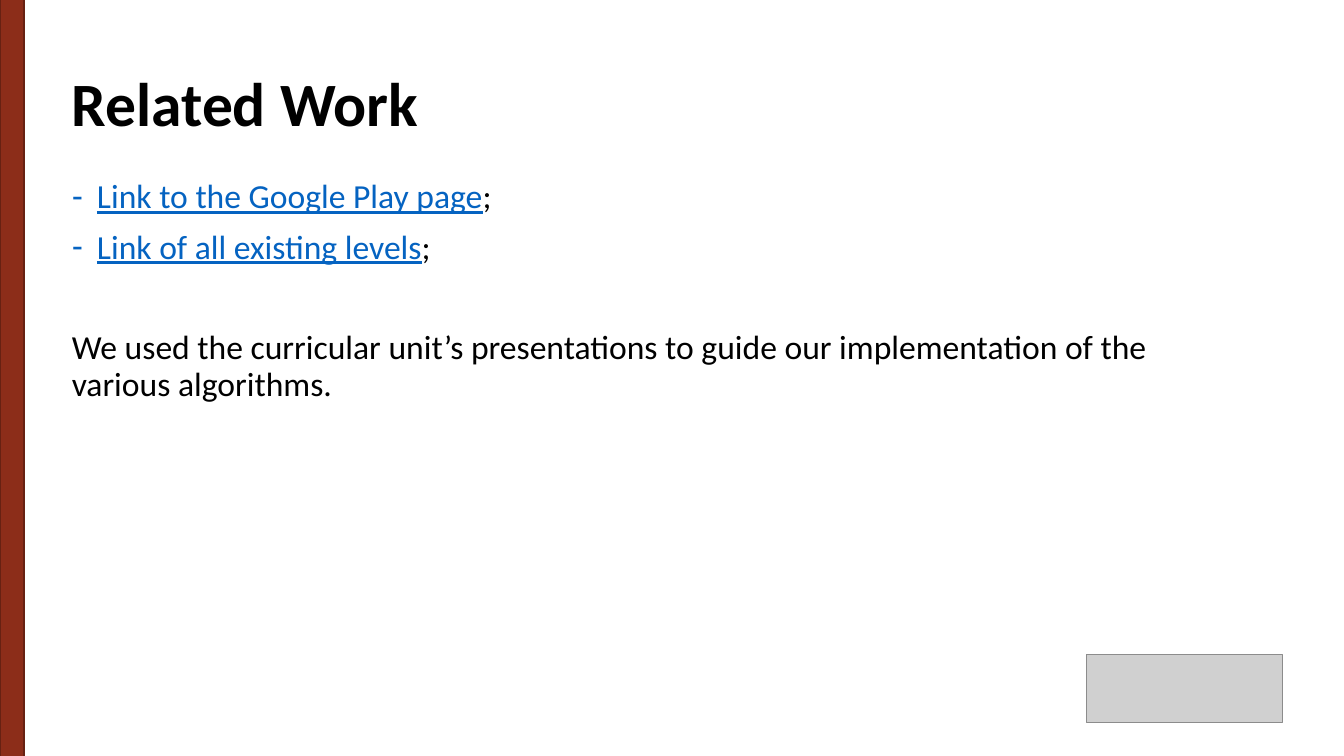
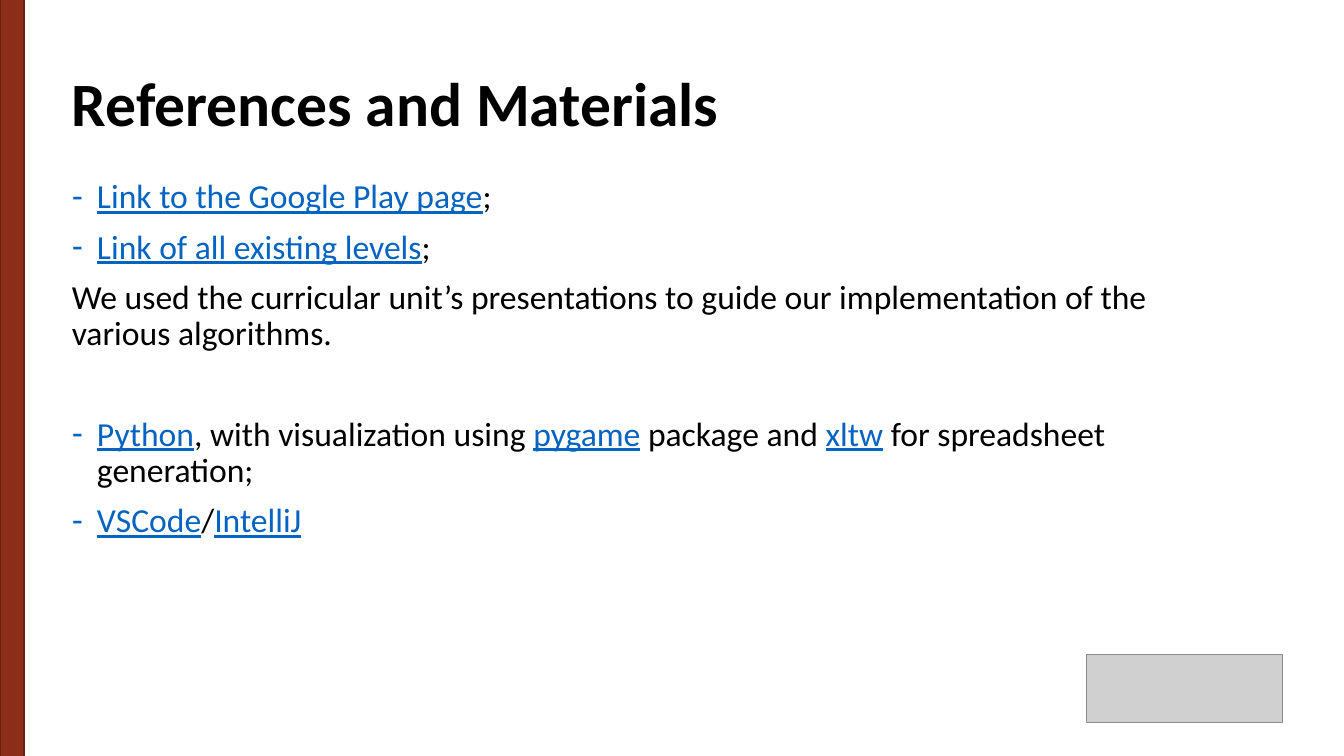
Before and after one commit to g-batalhao-a/IART, a slide deck: slide 11 of Project1/docs/Ball Sort Puzzle.pptx (slide 3 before the commit). Drawn at 1344x756 pixels with LibreOffice and Linux fonts; fonts in the diff are those of the drawing; grey boxes stand for pictures. Boxes give left, top, right and bottom in pixels: in the first picture for what was removed or moved away, otherwise in the second. Text is boxed around its words. In the diff, an @@ line names an element or a change of style, - is before the commit and + after.

```diff
--- a/Project1/docs/Ball Sort Puzzle.pptx
+++ b/Project1/docs/Ball Sort Puzzle.pptx
@@ text at (72,82,718,127): text changed @@
-Related Work
+References and Materials
@@ text at (97,422,1105,538): paragraphs added @@
+– Python, with visualization using pygame package and xltw for spreadsheet generation;
+– VSCode/IntelliJ
```
Also in this commit, not shown: 5 slides added, 2 other files.
